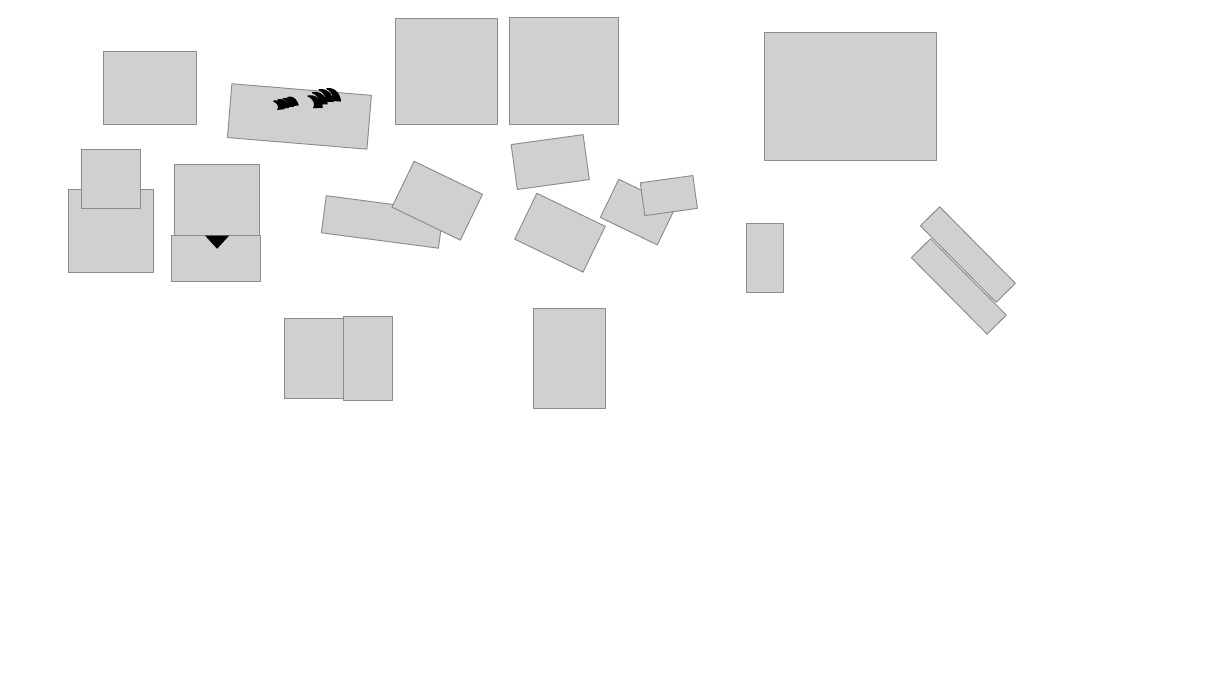
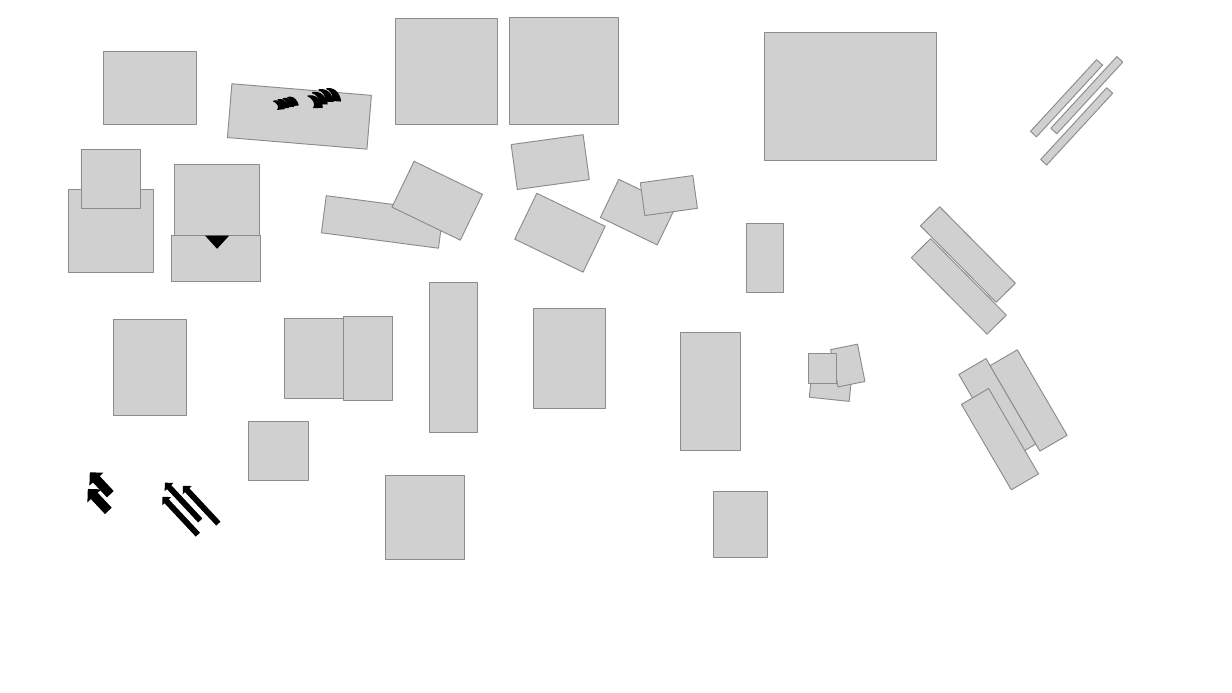
Before and after one commit to alexliuhust/JS_ChessGames, a slide deck: slide 9 of image process/drawings.pptx (slide 8 before the commit). Drawn at 1232x693 pixels with LibreOffice and Linux fonts; fonts in the diff are those of the drawing; grey boxes stand for pictures. Boxes give left, top, right and bottom in pixels: in the first picture for what was removed or moved away, otherwise in the second. Text is boxed around its words. In the diff, an @@ line names an element or a change of style, - is before the commit and + after.

```diff
--- a/image process/drawings.pptx
+++ b/image process/drawings.pptx
@@ picture added at (1031,59,1103,137) @@
@@ picture added at (1051,56,1124,134) @@
@@ picture added at (1041,88,1114,165) @@
@@ picture added at (430,283,478,433) @@
@@ picture added at (114,320,187,416) @@
@@ picture added at (681,333,741,451) @@
@@ picture added at (809,353,836,384) @@
@@ picture added at (831,344,866,387) @@
@@ picture added at (959,358,1036,460) @@
@@ picture added at (990,350,1067,451) @@
@@ picture added at (810,381,851,402) @@
@@ picture added at (962,389,1038,490) @@
@@ picture added at (249,421,309,482) @@
@@ right arrow added at (85,467,116,499), fill #000000, outline #000000 1 pt @@
@@ picture added at (386,476,465,560) @@
@@ right arrow added at (83,485,114,516), fill #000000, outline #000000 1 pt @@
@@ right arrow added at (160,494,201,537), fill #000000, outline #000000 1 pt @@
@@ right arrow added at (163,480,203,523), fill #000000, outline #000000 1 pt @@
@@ right arrow added at (180,483,221,526), fill #000000, outline #000000 1 pt @@
@@ picture added at (714,492,768,558) @@
```
Also in this commit, not shown: 1 slide added, 15 other files.
